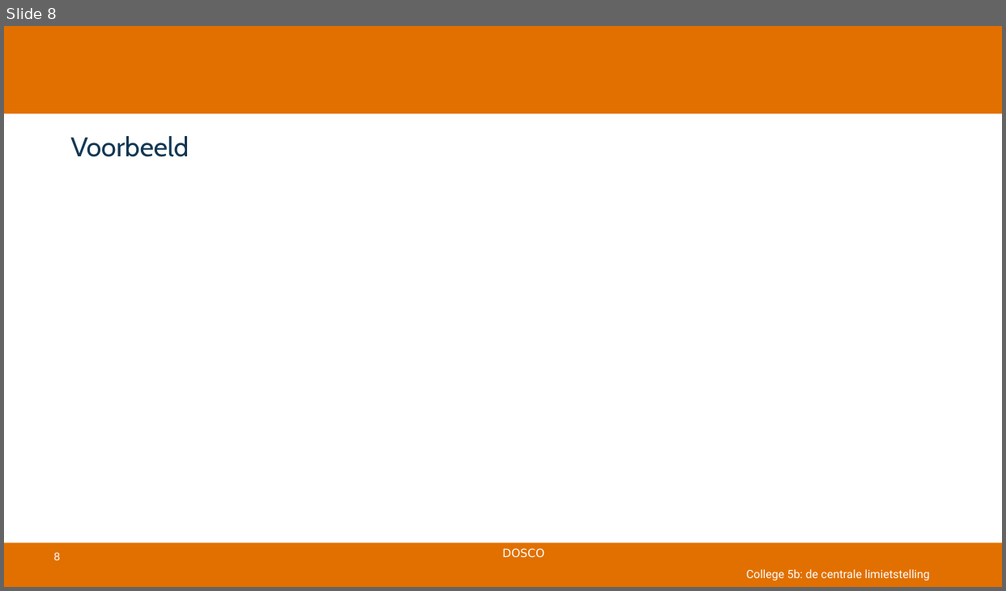
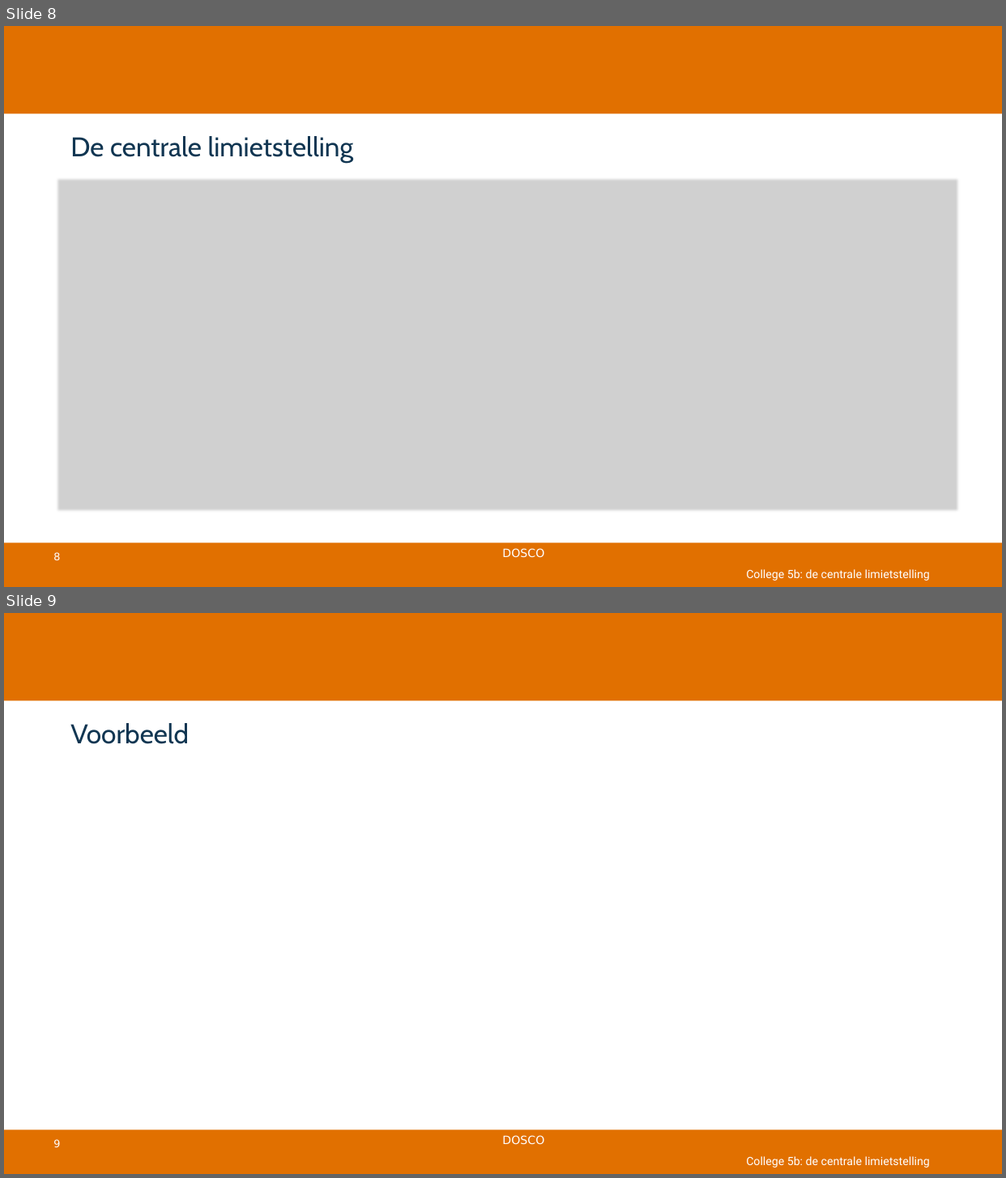
Before and after one commit to DBlom96/Statistiek, a slide deck: Slides/2025-2026/Slides/Statistiek 2025-2026 -- college 5b -- centrale limietstelling.pptx. Shown one above the other, each under a label of ours: slide 8 before the commit, slides 8 and 9 after it. The pictures are 1006x591 and 1006x1178 pixels, drawn with LibreOffice and Linux fonts; fonts in the diff are those of the drawing; grey boxes stand for pictures; background and template pictures are left out. Boxes give left, top, right and bottom in pixels: in the first picture for what was removed or moved away, otherwise in the second. Text is boxed around its words. In the diff, an @@ line names an element or a change of style, - is before the commit and + after.

```diff
--- a/Slides/2025-2026/Slides/Statistiek 2025-2026 -- college 5b -- centrale limietstelling.pptx
+++ b/Slides/2025-2026/Slides/Statistiek 2025-2026 -- college 5b -- centrale limietstelling.pptx
@@ slide 8 added at (4,26,1002,587), background #FFFFFF; not listed: 4 template elements that a slide beside it also shows @@
@@ title added at (70,136,354,163), 26 pt, text #113652 @@
+De centrale limietstelling
@@ picture added at (55,177,961,513) @@
@@ text added at (746,570,930,581), 11 pt, text #FFFFFF @@
+College 5b: de centrale limietstelling
@@ what was slide 8 is now slide 9 @@
@@ page number at (53,1139,60,1148): text changed @@
-8
+9
```
Also in this commit, not shown: 2 slides changed, 2 other slides added, 1 other file.
